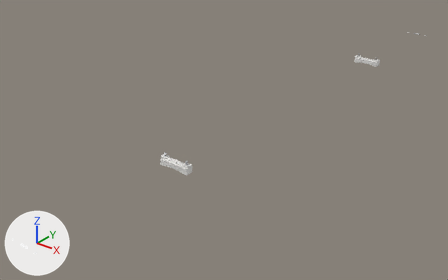
Two versions of the glTF model models/BEARINGS.glb, one commit apart.
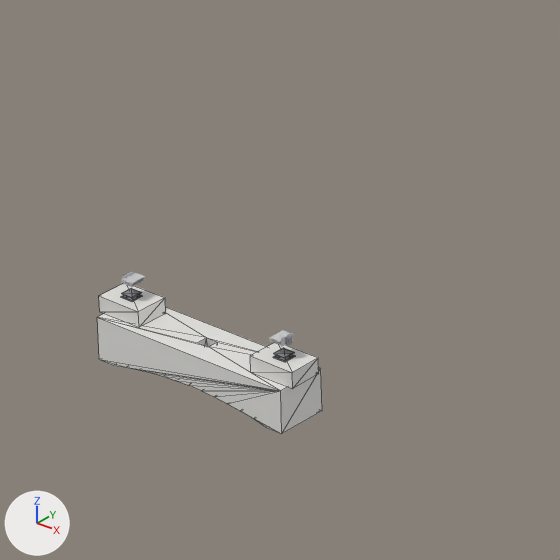
The first picture shows the older version from a 50 mm camera at (221.0, -472.0, 197.0) aimed at (-29.0, -159.0, 2.0). The close-ups show the older and then the newer version on the part from 33% to 51% of the width and 41% to 69% of the height of that picture. Only the edits that show in the close-ups are written down. The lights are fixed; the arrows at lower left show +X, +Y and +Z. The close-ups show mesh edges as thin lines. Where no turn or scale is listed for an object, it has been applied to the vertices.

In view in the first close-up: '받침 페데스탈', '주탑 크로스빔' and 7 more.
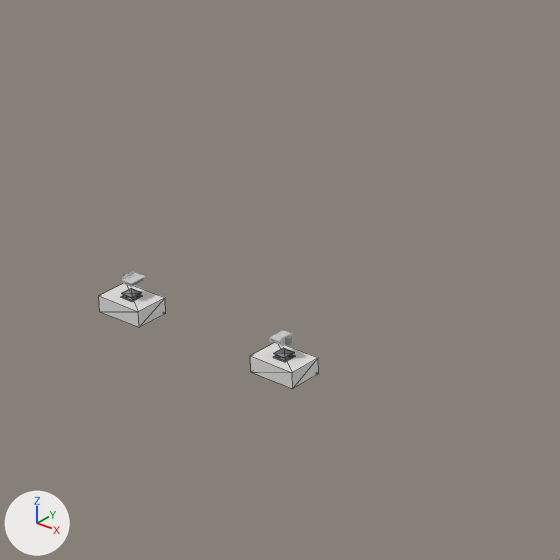
Edits to the bpy script that builds the scene:
```text
Remove ob_주탑_크로스빔:
    ob_주탑_크로스빔 = bpy.data.objects.new('주탑 크로스빔', me_주탑_크로스빔)
    ob_주탑_크로스빔.location = (0.0, 0.0, 0.0)
```

Location of each change, [x1, y1, x2, y2] in pixels of the close-ups (560 x 560 px):
'주탑 크로스빔', deleted: before [97, 307, 322, 434]
